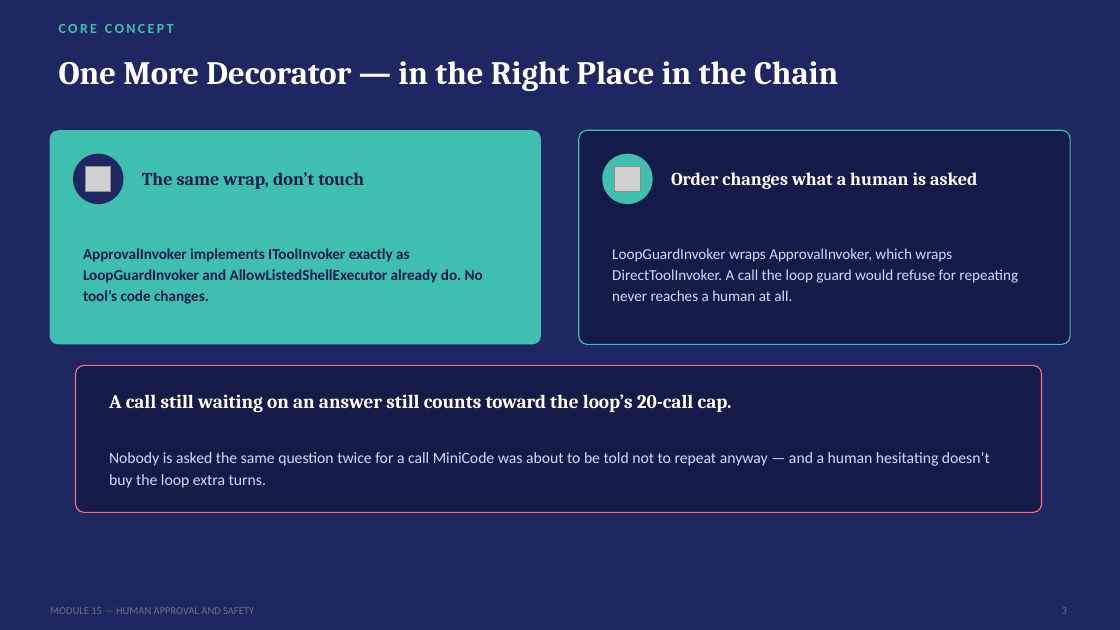
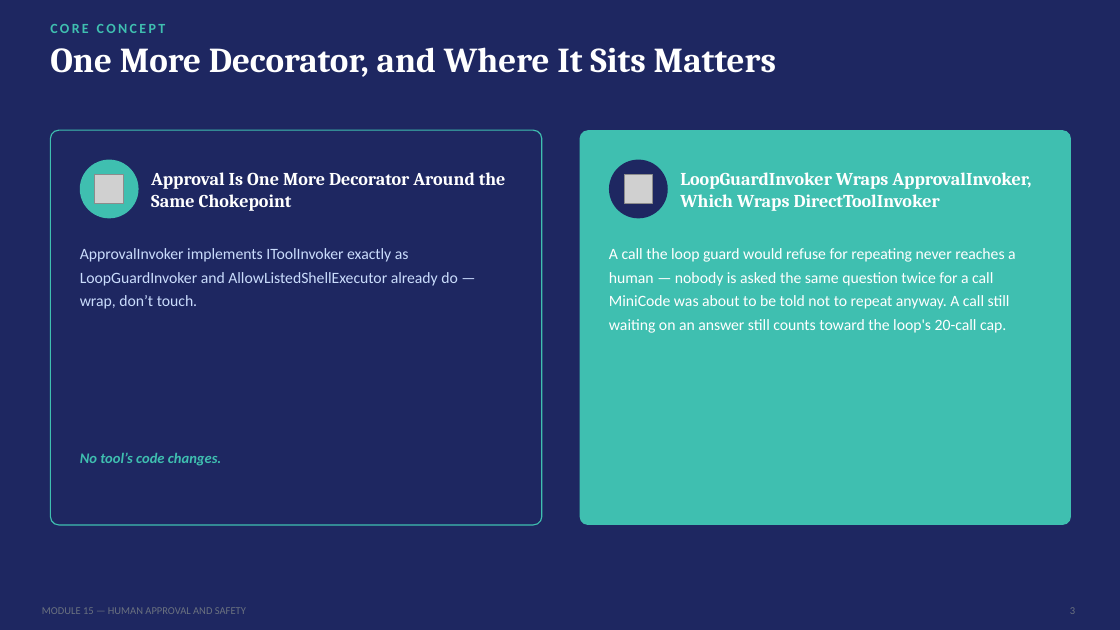
Before and after one commit to SeattleDiver/MAF-MiniCode, a slide deck: slide 3 of Projects/Module15-HumanApprovalAndSafety/Module15 - Human Approval and Safety.pptx. Drawn at 1120x630 pixels with LibreOffice and Linux fonts; fonts in the diff are those of the drawing; grey boxes stand for pictures. Boxes give left, top, right and bottom in pixels: in the first picture for what was removed or moved away, otherwise in the second. Text is boxed around its words. In the diff, an @@ line names an element or a change of style, - is before the commit and + after.

```diff
--- a/Projects/Module15-HumanApprovalAndSafety/Module15 - Human Approval and Safety.pptx
+++ b/Projects/Module15-HumanApprovalAndSafety/Module15 - Human Approval and Safety.pptx
@@ text "CORE CONCEPT": place and size @@
-text "CORE CONCEPT" at (59, 24, 174, 33)
+text "CORE CONCEPT" at (50, 24, 166, 33)
@@ text at (50, 47, 776, 77): text changed; size 28 to 30 pt @@
-One More Decorator — in the Right Place in the Chain
+One More Decorator, and Where It Sits Matters
@@ rounded rectangle: place and size @@
-rounded rectangle at (50, 130, 541, 344)
+rounded rectangle at (50, 130, 542, 525)
@@ rounded rectangle at (50, 130, 542, 525): fill #3FBFB0 to #1E2761; outline none to #3FBFB0 1 pt; proportions changed @@
@@ rounded rectangle: place and size @@
-rounded rectangle at (579, 130, 1070, 344)
+rounded rectangle at (580, 130, 1071, 525)
@@ rounded rectangle at (580, 130, 1071, 525): fill #141B49 to #3FBFB0; outline #3FBFB0 1 pt to none; proportions changed @@
@@ ellipse: place and size @@
-ellipse at (73, 154, 124, 204)
+ellipse at (80, 160, 139, 218)
@@ ellipse at (80, 160, 139, 218): fill #1E2761 to #3FBFB0 @@
@@ picture removed at (86, 166, 111, 192) @@
@@ picture added at (95, 175, 124, 203) @@
@@ text at (151, 172, 506, 211): text changed; text colour #141B49 to #FFFFFF @@
-The same wrap, don’t touch
+Approval Is One More Decorator Around the Same Chokepoint
@@ ellipse: place and size @@
-ellipse at (602, 154, 653, 204)
+ellipse at (609, 160, 668, 218)
@@ ellipse at (609, 160, 668, 218): fill #3FBFB0 to #1E2761 @@
@@ picture removed at (615, 166, 640, 192) @@
@@ picture added at (624, 175, 653, 203) @@
@@ text removed at (671, 172, 977, 189) @@
-Order changes what a human is asked
@@ text added at (680, 172, 1031, 211), 15.5 pt, text #FFFFFF, bold @@
+LoopGuardInvoker Wraps ApprovalInvoker, Which Wraps DirectToolInvoker
@@ vertical alignment middle to top in 3 elements at (50, 47, 776, 77), (609, 248, 1016, 333), (80, 248, 458, 309) @@
@@ text at (80, 248, 458, 309): text changed; size 13 to 13.5 pt; text colour #141B49 to #CADCFC; bold off @@
-ApprovalInvoker implements IToolInvoker exactly as LoopGuardInvoker and AllowListedShellExecutor already do. No tool’s code changes.
+ApprovalInvoker implements IToolInvoker exactly as LoopGuardInvoker and AllowListedShellExecutor already do — wrap, don’t touch.
@@ text at (609, 248, 1016, 333): text changed; text colour #CADCFC to #FFFFFF @@
-Nobody is asked the same question twice for a call MiniCode was about to be told not to repeat anyway — and a human hesitating doesn’t buy the loop extra turns.
+A call the loop guard would refuse for repeating never reaches a human — nobody is asked the same question twice for a call MiniCode was about to be told not to repeat anyway. A call still waiting on an answer still counts toward the loop's 20-call cap.
@@ text removed at (612, 248, 1018, 301) @@
-LoopGuardInvoker wraps ApprovalInvoker, which wraps DirectToolInvoker. A call the loop guard would refuse for repeating never reaches a human at all.
@@ rounded rectangle removed at (76, 365, 1042, 513) @@
@@ text removed at (109, 394, 732, 413) @@
-A call still waiting on an answer still counts toward the loop’s 20-call cap.
@@ text added at (80, 453, 221, 466), 12.5 pt, text #3FBFB0, bold, italic @@
+No tool’s code changes.
@@ text "MODULE 15 — HUMAN APPROVAL ...": place and size @@
-text "MODULE 15 — HUMAN APPROVAL ..." at (50, 607, 254, 614)
+text "MODULE 15 — HUMAN APPROVAL ..." at (42, 607, 246, 614)
@@ text "3": place and size @@
-text "3" at (1062, 607, 1067, 614)
+text "3" at (1070, 607, 1075, 614)
```
Also in this commit, not shown: 4 other slides changed, 2 slides added, 3 slides removed, 26 other files.
